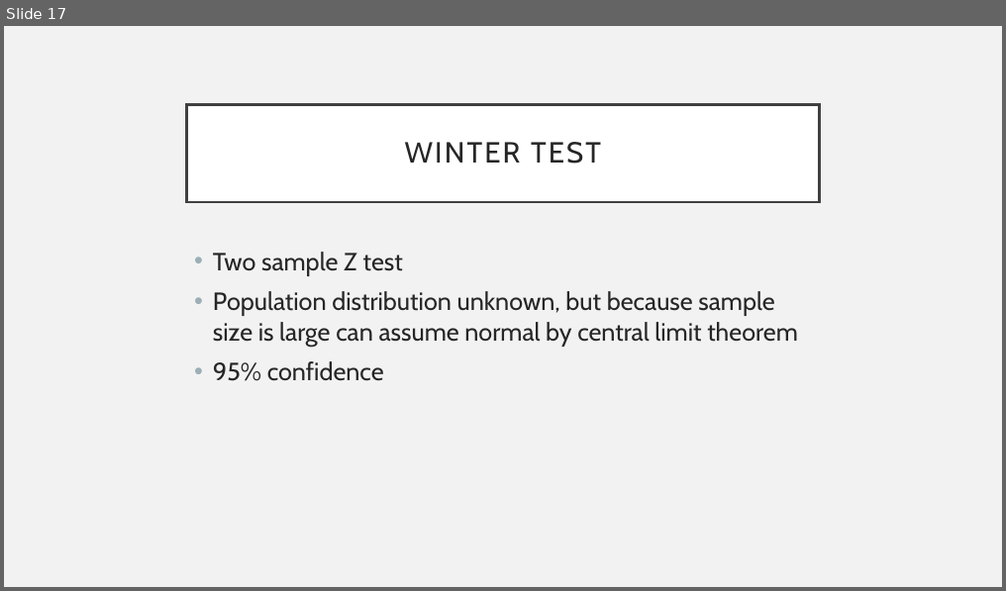
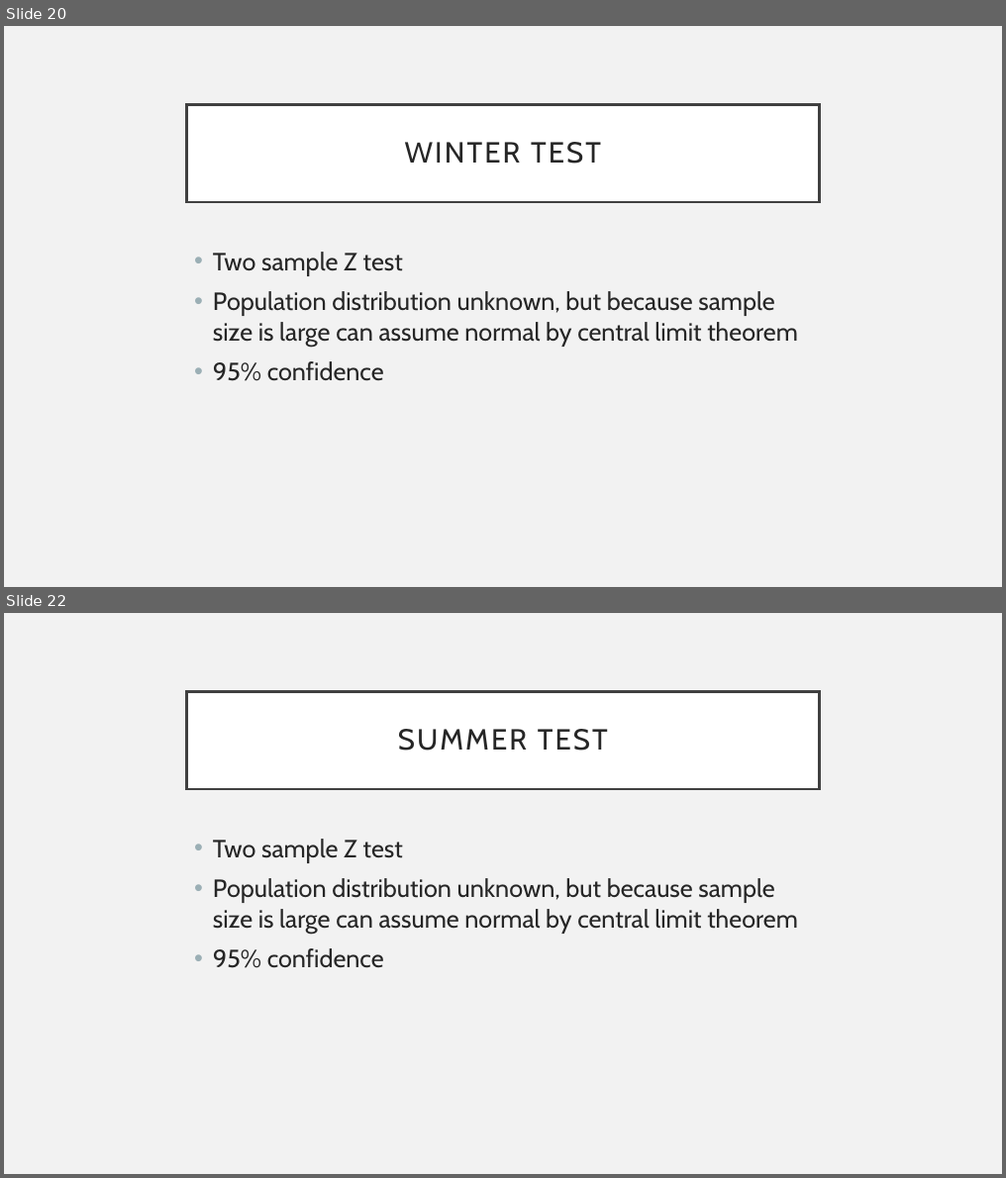
Before and after one commit to EricMaibach/AkronAshevilleWeatherAnalysis, a slide deck: AkronAshevillePresentation.pptx. Shown one above the other, each under a label of ours: slide 17 before the commit, slides 20 and 22 after it; the slides between them are not shown. The pictures are 1006x591 and 1006x1178 pixels, drawn with LibreOffice and Linux fonts; fonts in the diff are those of the drawing. Boxes give left, top, right and bottom in pixels: in the first picture for what was removed or moved away, otherwise in the second. Text is boxed around its words. In the diff, an @@ line names an element or a change of style, - is before the commit and + after.

```diff
--- a/AkronAshevillePresentation.pptx
+++ b/AkronAshevillePresentation.pptx
@@ slide 22 added at [4,613,1002,1174], background #F2F2F2 @@
@@ title added at [187,691,819,789], fill #FFFFFF, outline #404040 2.5 pt, 28 pt, text #262626 @@
+SUMMER TEST
@@ text added at [213,839,798,968], 24 pt, text #262626 @@
+• Two sample Z test
+• Population distribution unknown, but because sample size is large can assume normal by central limit theorem
+• 95% confidence
@@ what was slide 17 is now slide 20 @@
```
Also in this commit, not shown: 4 slides changed, 6 other slides added, 1 slide removed, 1 other file.
